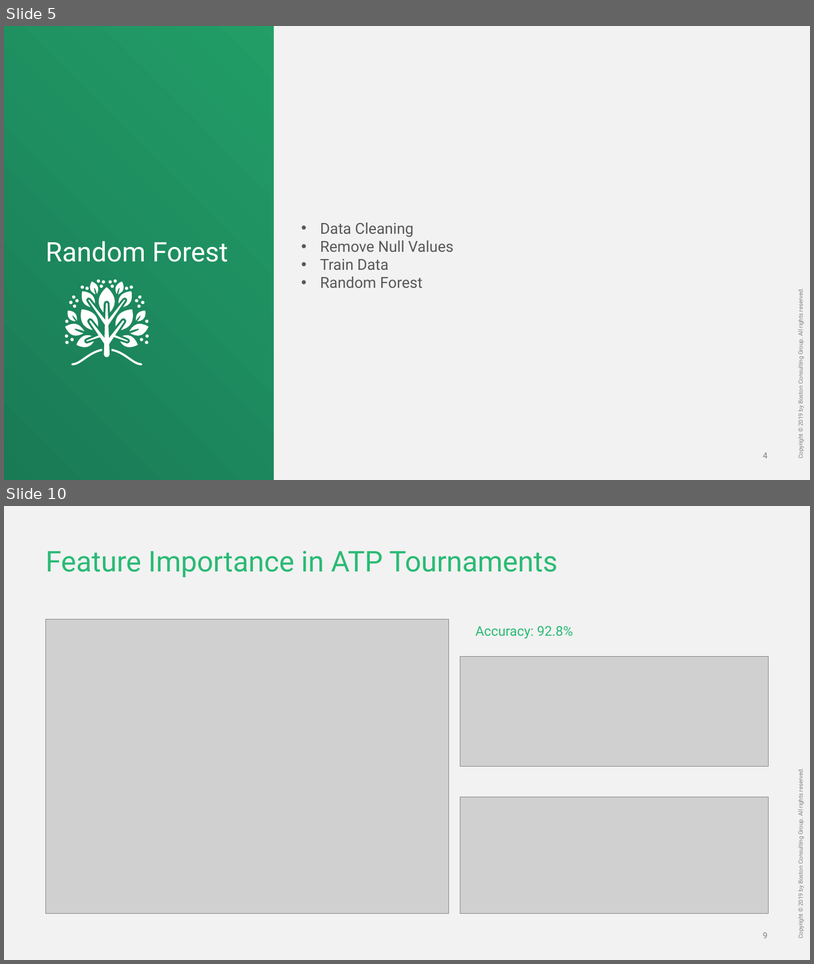
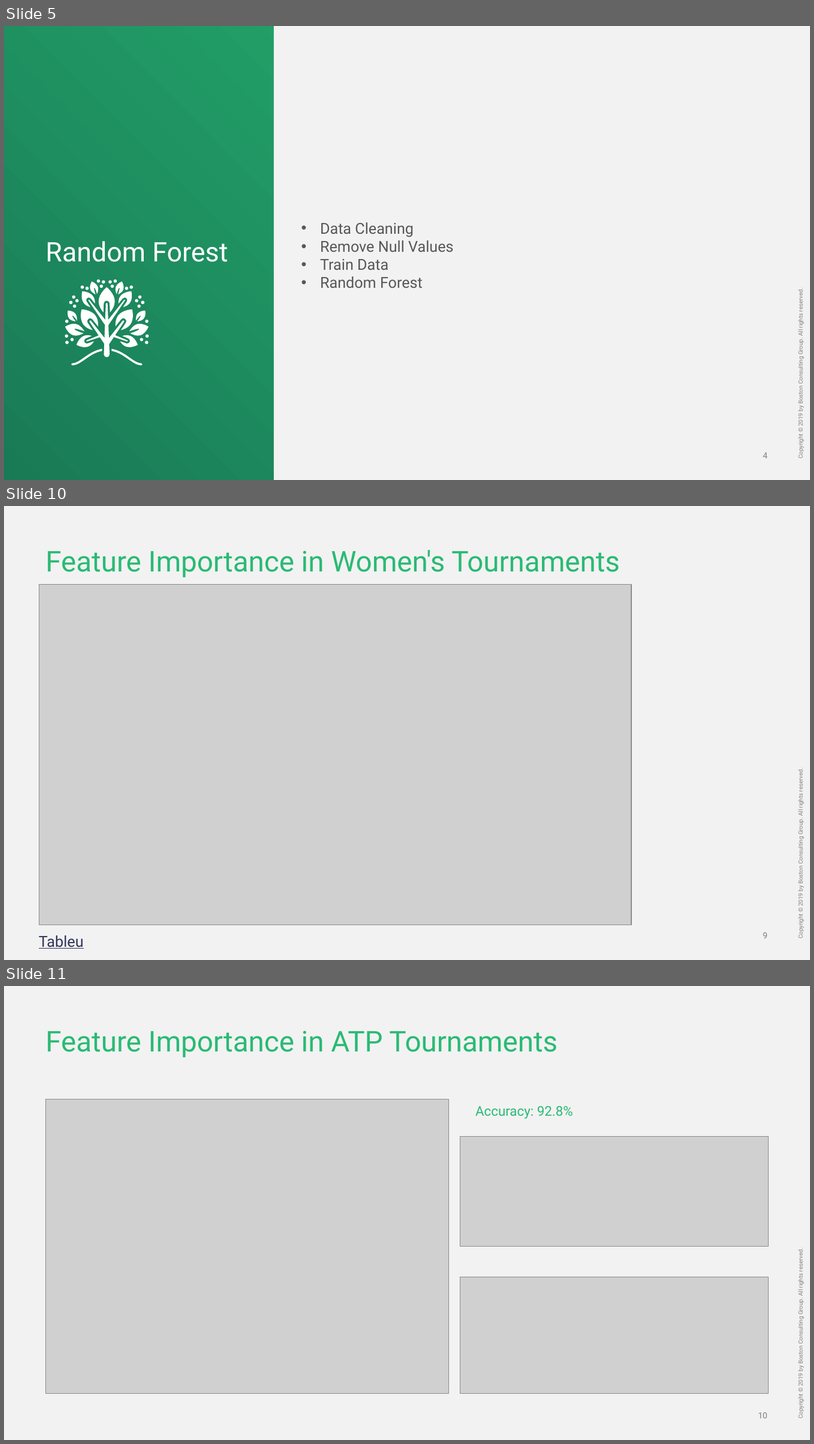
Before and after one commit to Ajosephs116/Final-Project---Machine-Learning, a slide deck: Machine Learning Project.pptx. Shown one above the other, each under a label of ours: slides 5 and 10 before the commit, slides 5, 10 and 11 after it; the slides between them are not shown. The pictures are 814x964 and 814x1444 pixels, drawn with LibreOffice and Linux fonts; fonts in the diff are those of the drawing; grey boxes stand for pictures; background and template pictures are left out. Boxes give left, top, right and bottom in pixels: in the first picture for what was removed or moved away, otherwise in the second. Text is boxed around its words. In the diff, an @@ line names an element or a change of style, - is before the commit and + after.

```diff
--- a/Machine Learning Project.pptx
+++ b/Machine Learning Project.pptx
@@ slide 10 added at <box>4,506,810,960</box>, background #F2F2F2; not listed: 2 template elements that a slide beside it also shows @@
@@ title added at <box>45,550,620,577</box>, 34 pt, text #29BA74 @@
+Feature Importance in Women's Tournaments
@@ picture added at <box>39,584,632,924</box> @@
@@ text added at <box>39,935,84,948</box>, 18 pt, text #2E3558, underline @@
+Tableu
@@ what was slide 10 is now slide 11 @@
@@ page number at <box>758,1412,768,1418</box>: text changed @@
-9
+10
```
Also in this commit, not shown: 4 slides changed.
